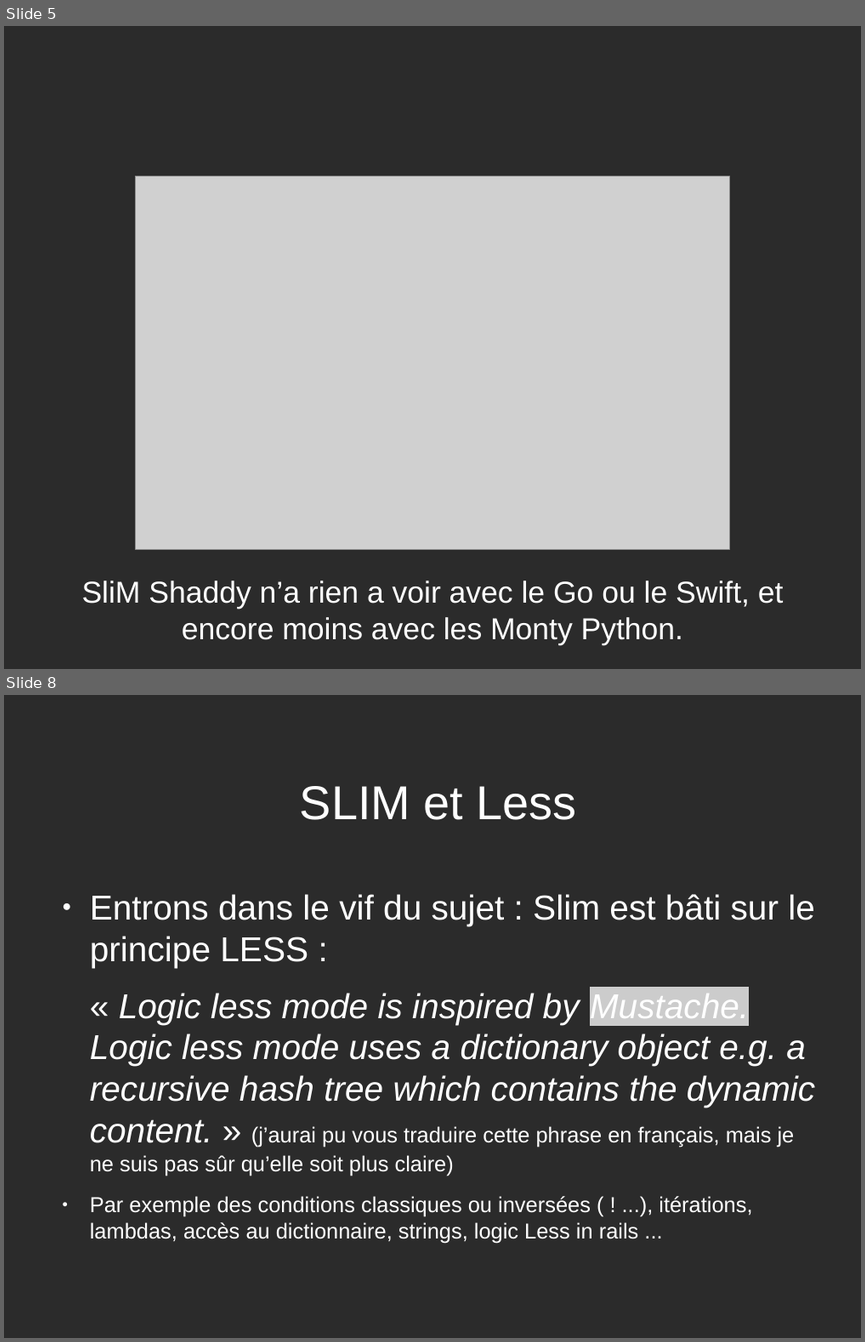
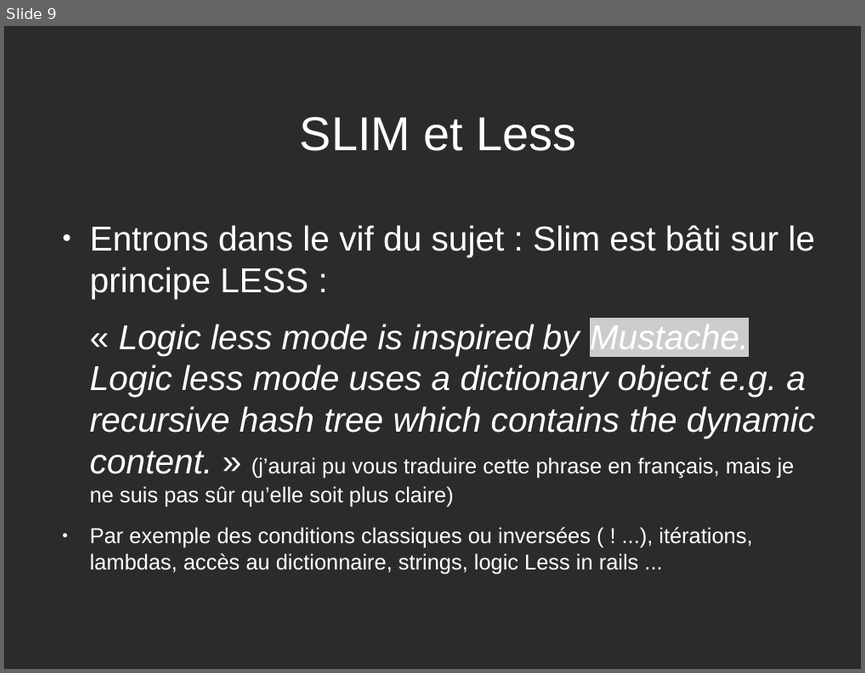
Before and after one commit to PatdeMessac/slim, a slide deck: SLIM_a_rigorous_presentation.odp. Shown one above the other, each under a label of ours: slides 5 and 8 before the commit, slide 9 after it; the slides between them are not shown. The pictures are 865x1342 and 865x673 pixels, drawn with LibreOffice and Linux fonts; fonts in the diff are those of the drawing; grey boxes stand for pictures; background and template pictures are left out; a plain dark background stands for a picture behind light text. Boxes give left, top, right and bottom in pixels: in the first picture for what was removed or moved away, otherwise in the second. Text is boxed around its words. In the diff, an @@ line names an element or a change of style, - is before the commit and + after.

```diff
--- a/SLIM_a_rigorous_presentation.odp
+++ b/SLIM_a_rigorous_presentation.odp
@@ slide 5 removed at box(4, 26, 861, 669), background picture (left out) @@
@@ picture removed at box(136, 176, 729, 549) @@
@@ title removed at box(82, 580, 783, 645) @@
-SliM Shaddy n’a rien a voir avec le Go ou le Swift, et encore moins avec les Monty Python.
@@ what was slide 8 is now slide 9 @@
```
Also in this commit, not shown: 6 slides changed, 7 slides added, 3 other slides removed, 1 other file.
